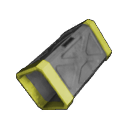
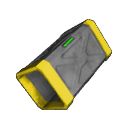
The second 128x128 image is a revision of the first. Changes to its layers:
painted on "kopie ConveyorTube.png" over (16, 19, 112, 110)
painted on "ConveyorTube.png" over (63, 37, 74, 47)
